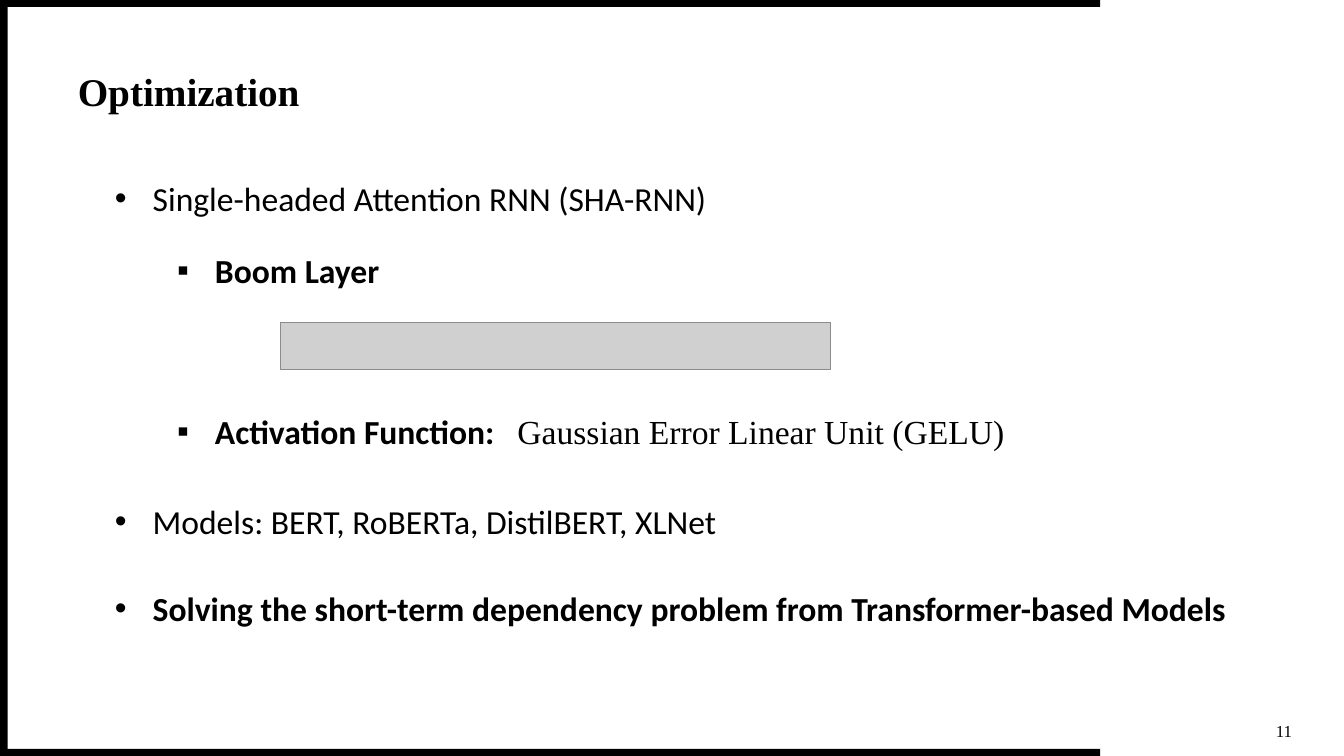
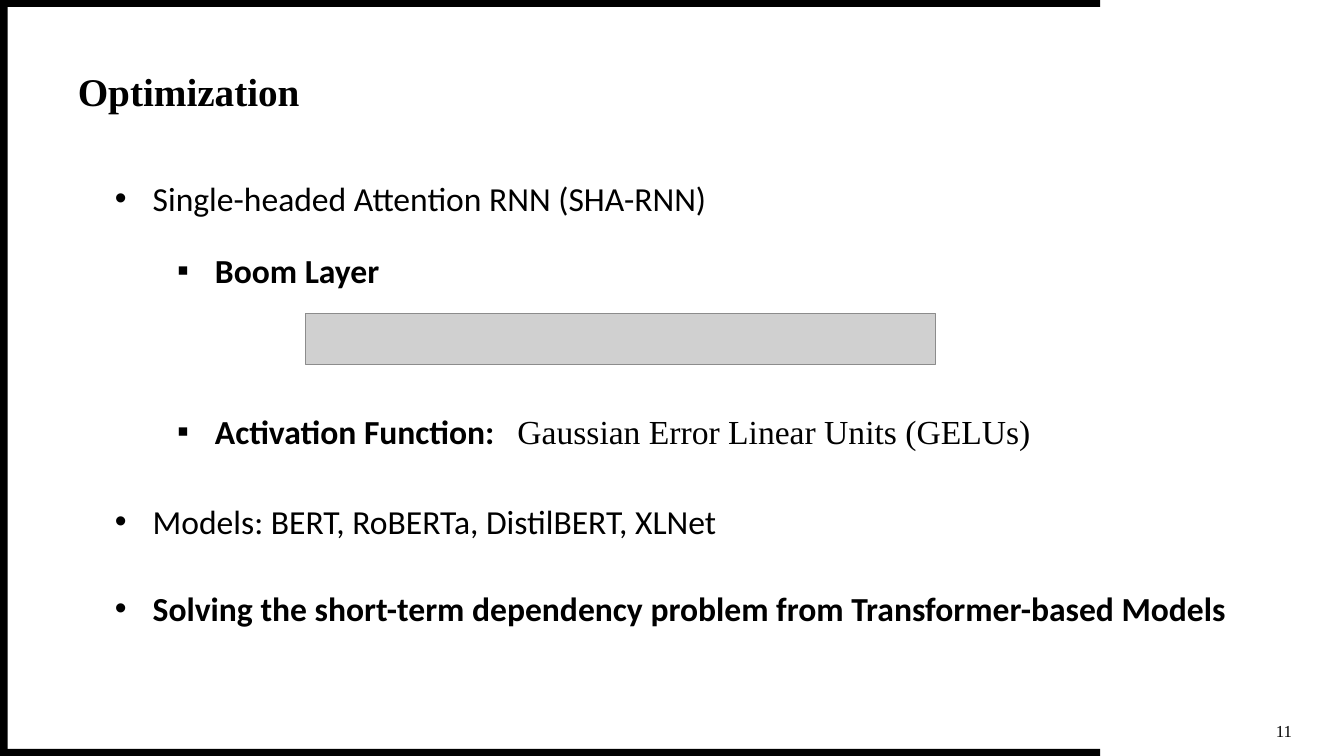
Before and after one commit to theQuert/inlpfun, a slide deck: slide 15 of Lab/REP.pptx. Drawn at 1344x756 pixels with LibreOffice and Linux fonts; fonts in the diff are those of the drawing; grey boxes stand for pictures. Boxes give left, top, right and bottom in pixels: in the first picture for what was removed or moved away, otherwise in the second. Text is boxed around its words. In the diff, an @@ line names an element or a change of style, - is before the commit and + after.

```diff
--- a/Lab/REP.pptx
+++ b/Lab/REP.pptx
@@ picture: place and size @@
-picture at (280, 322, 831, 369)
+picture at (307, 314, 936, 364)
@@ text at (215, 420, 1030, 451): text changed @@
-▪ Activation Function: Gaussian Error Linear Unit (GELU)
+▪ Activation Function: Gaussian Error Linear Units (GELUs)
```
Also in this commit, not shown: 6 other slides changed, 1 slide added.
